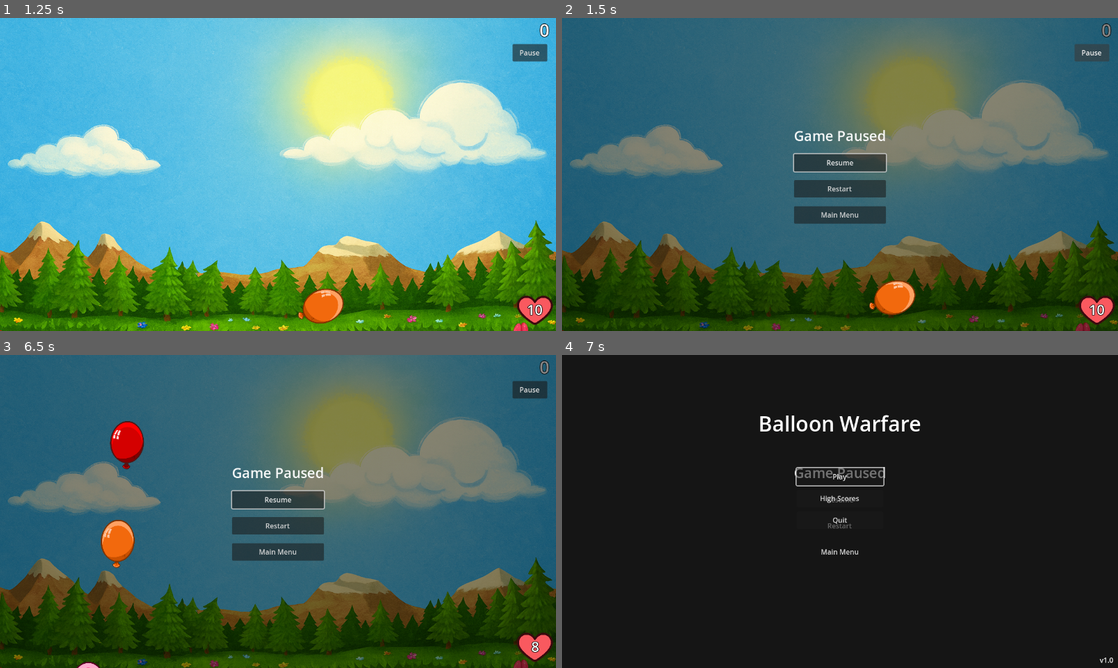
Above: before the commit, frames 1-4 (two rows, left to right).
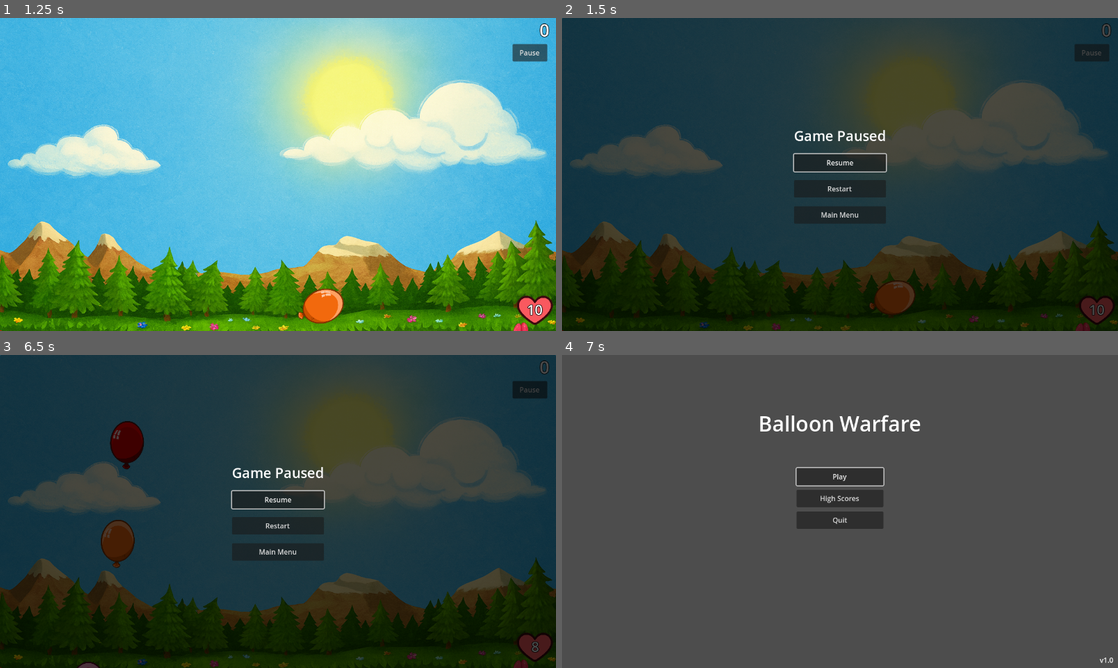
Above: after the commit, the same moments.

Repository: egorlepa/Balloon-Sucker-2
Game: Godot game, scene res://main_menu.tscn
The game is run twice, just before and just after one commit, with the same random seed, the same clock (stepped at 60 frames per second) and the same inputs.
Inputs (mouse positions are in pixels of both pictures, inside the frame that each line leads up to):
- Up to frame 1 (1.25 s): click "Play" at 0.5 s
- Up to frame 2 (1.5 s): click "Pause" at 1.25 s
- Up to frame 3 (6.5 s): click "Restart" at 2 s; tap Enter (ui_accept) at 2.75, 3.02, 3.77, 5.27, 6.02 s; move the mouse to (400, 495) at 2.77 s; click (400, 495) at 2.92 s; move the mouse to (517, 664) at 3.52 s; click (517, 664) at 3.67 s; move the mouse to (333, 442) at 4.27 s; click (333, 442) at 4.42 s; move the mouse to (127, 617) at 5.02 s; click (127, 617) at 5.17 s; move the mouse to (116, 636) at 5.77 s; click (116, 636) at 5.92 s; tap Escape (ui_cancel) at 6.4 s
- Up to frame 4 (7 s): click "Main Menu" at 6.5 s

Frame 1 is identical in both runs. In frame 2, 92% of the frame differs, in the area x 0-100%, y 0-100%; in frame 3, 92%; in frame 4, 97%.

Commit message:
Improve pause menu overlay and cleanup logic
Added a dedicated semi-transparent background panel to the pause menu for better visual clarity and ensured it blocks mouse events. Set the pause menu's z_index to appear above all elements and added cleanup logic to free the pause menu when leaving the game scene or navigating away.

Diff:
--- a/game.gd
+++ b/game.gd
@@ -144,9 +144,17 @@
 		# Make it a full-screen overlay
 		pause_menu.set_anchors_and_offsets_preset(Control.PRESET_FULL_RECT)
 		pause_menu.mouse_filter = Control.MOUSE_FILTER_STOP
+		# Ensure it appears on top of everything
+		pause_menu.z_index = 100
 	pause_menu.visible = true
 	print("Pause menu set to visible")
 
 func _on_game_resumed():
 	"""Handle game resumed signal - hide pause menu."""
 	pause_menu.visible = false
+
+func _exit_tree():
+	"""Cleanup when leaving the game scene."""
+	if pause_menu != null:
+		pause_menu.queue_free()
+		pause_menu = null
--- a/pause_menu.gd
+++ b/pause_menu.gd
@@ -7,6 +7,8 @@
 @onready var resume_button: Button = $VBoxContainer/ResumeButton
 @onready var restart_button: Button = $VBoxContainer/RestartButton
 @onready var main_menu_button: Button = $VBoxContainer/MainMenuButton
+
+var background_panel: Panel
 
 func _ready():
 	"""Initialize the pause menu."""
@@ -27,8 +29,13 @@
 	# Make this control fill the entire screen as an overlay
 	set_anchors_and_offsets_preset(Control.PRESET_FULL_RECT)
 
-	# Add a semi-transparent background
-	modulate = Color(1, 1, 1, 0.95)
+	# Create a semi-transparent background panel
+	background_panel = Panel.new()
+	background_panel.set_anchors_and_offsets_preset(Control.PRESET_FULL_RECT)
+	background_panel.modulate = Color(0, 0, 0, 0.7)  # Dark semi-transparent background
+	background_panel.mouse_filter = Control.MOUSE_FILTER_STOP  # Block mouse events
+	add_child(background_panel)
+	move_child(background_panel, 0)  # Put it behind other elements
 
 	# Center the VBoxContainer
 	if $VBoxContainer:
@@ -42,10 +49,14 @@
 
 func _on_restart_pressed():
 	"""Handle restart button press - restart the game."""
+	# Clean up the pause menu before restarting
+	queue_free()
 	GameManager.restart_game()
 
 func _on_main_menu_pressed():
 	"""Handle main menu button press - return to main menu."""
+	# Clean up the pause menu before returning
+	queue_free()
 	GameManager.return_to_main_menu()
 
 func _on_game_resumed():
